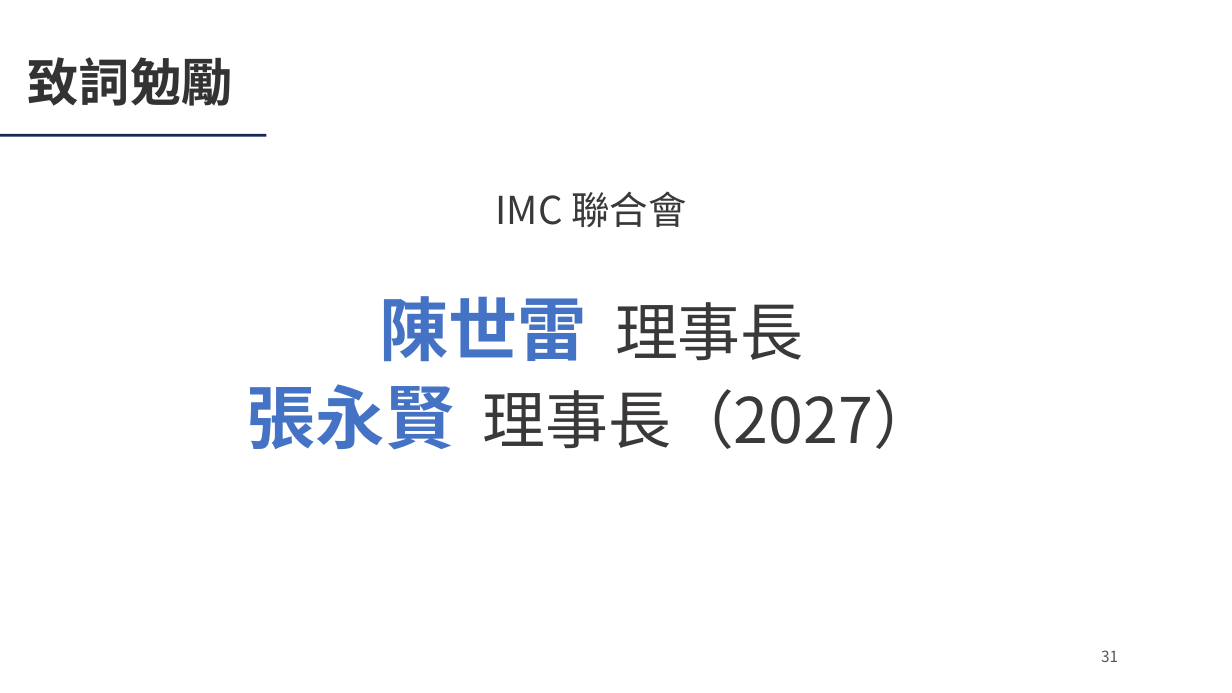
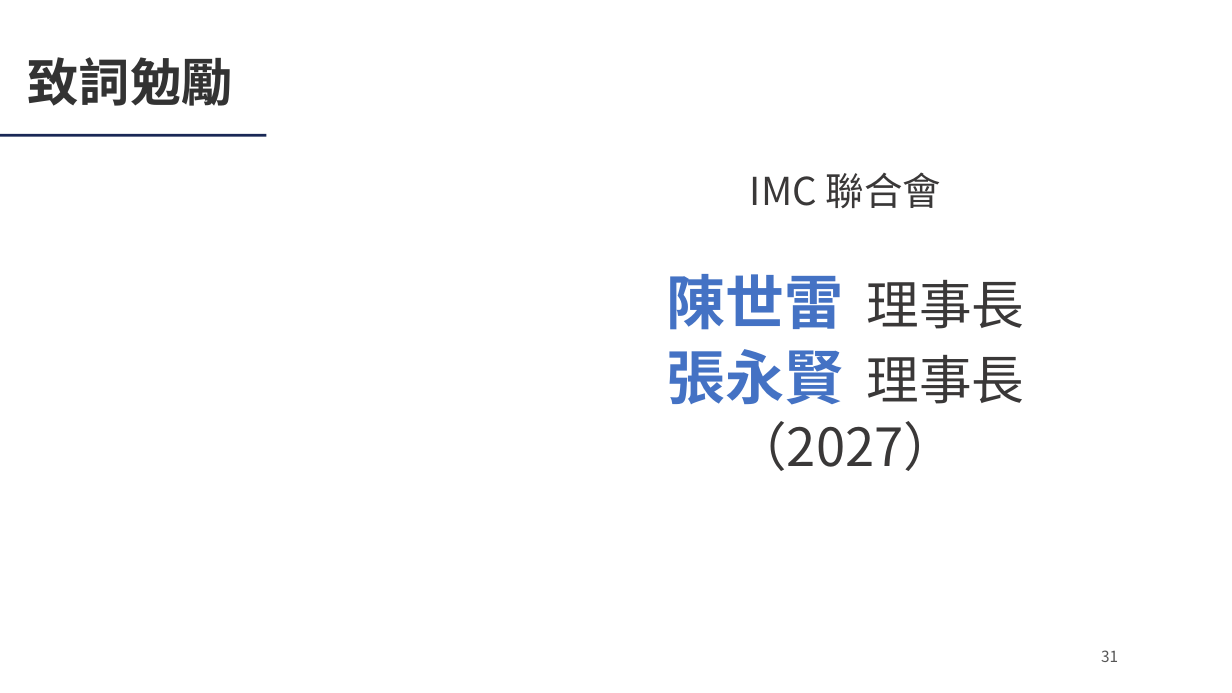
Before and after one commit to Ericliang680928/IAA, a slide deck: slide 31 of 20261204/agm/IAA會員大會簡報_20261204.pptx. Drawn at 1232x693 pixels with LibreOffice and Linux fonts; fonts in the diff are those of the drawing; background and template pictures are left out. Boxes give left, top, right and bottom in pixels: in the first picture for what was removed or moved away, otherwise in the second. Text is boxed around its words. In the diff, an @@ line names an element or a change of style, - is before the commit and + after.

```diff
--- a/20261204/agm/IAA會員大會簡報_20261204.pptx
+++ b/20261204/agm/IAA會員大會簡報_20261204.pptx
@@ text "IMC 聯合會" moved from (x1=496, y1=191, x2=686, y2=227) to (x1=750, y1=172, x2=941, y2=208) @@
@@ text "陳世雷 理事長" moved from (x1=246, y1=296, x2=937, y2=450) to (x1=666, y1=274, x2=1025, y2=471) @@
@@ text "陳世雷 理事長" at (x1=666, y1=274, x2=1025, y2=471): size 54 to 46 pt in "陳世雷", "張永賢"; size 49 to 41 pt in "理事長", "理事長（2027）" @@
```
Also in this commit, not shown: 6 other slides changed, 3 other files.
